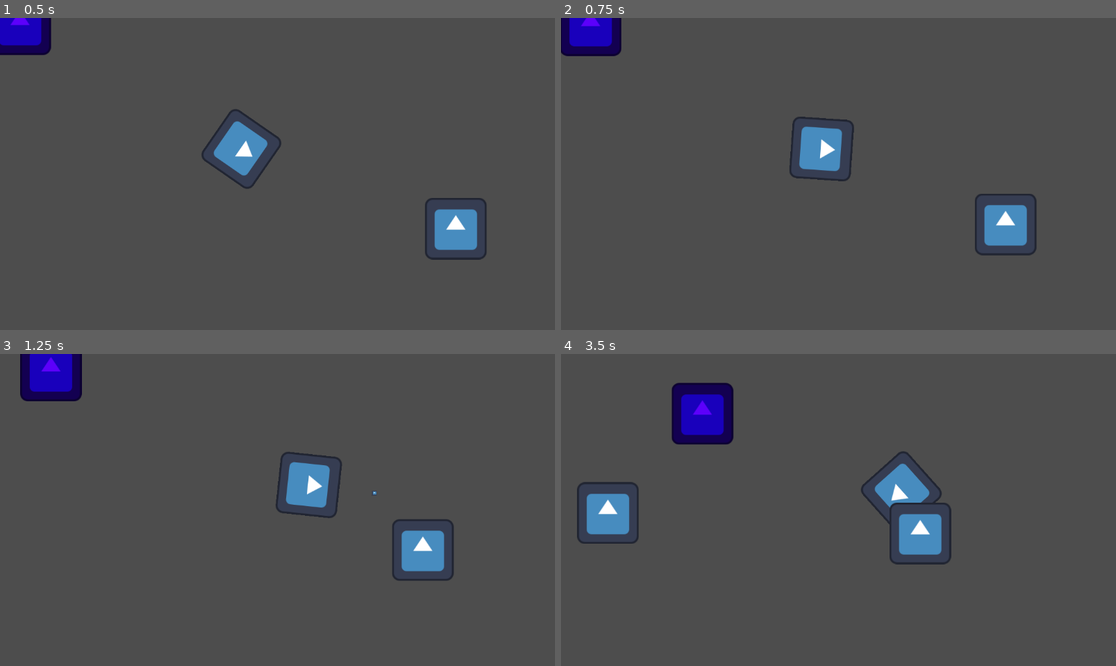
Above: before the commit, frames 1-4 (two rows, left to right).
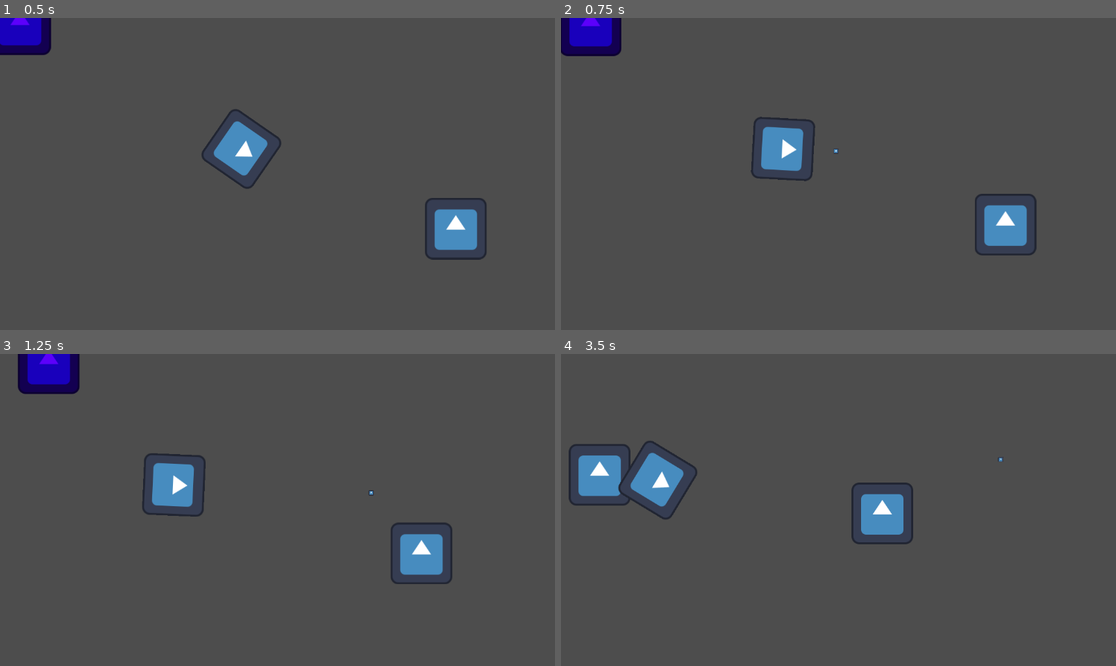
Above: after the commit, the same moments.

Repository: exiayyg/test
Game: Godot game, scene res://Scenes/Levels/test_level.tscn
Same seed, same stepped clock (60 frames per second), same inputs: the game is played once before the commit and once after it. The engine's default icon, where the game draws it, is replaced by a stand-in: a white triangle on a blue panel in a dark square.
Inputs (mouse positions are in pixels of both pictures, inside the frame that each line leads up to):
- Up to frame 1 (0.5 s): no input
- Up to frame 2 (0.75 s): move the mouse to (960, 158) at 0.52 s; press the mouse at (960, 158) at 0.53 s; hold D (Right) from 0.53 s (still down)
- Up to frame 3 (1.25 s): keep holding D (Right)
- Up to frame 4 (3.5 s): move the mouse to (727, 525) at 1.27 s; release D (Right) at 1.28 s; release the mouse at (727, 525) at 1.28 s; hold S (Down) 1.28-2.03 s; click (727, 525) at 1.35 s; move the mouse to (894, 441) at 2.02 s; press the mouse at (894, 441) at 2.03 s; hold D (Right) 2.03-2.78 s; move the mouse to (810, 572) at 2.77 s; release the mouse at (810, 572) at 2.78 s; hold W (Up) from 2.78 s (still down); click (810, 572) at 2.85 s

Frame 1 is identical in both runs. In frame 2, 2.4% of the frame differs, in the area x 34-84%, y 31-74%; in frame 3, 4.3%; in frame 4, 8.9%, in the area x 1-80%, y 9-68%.

Commit message:
特殊敌人在场时，玩家的操作逻辑反向

Diff:
--- a/Scripts/Characters/Enemies/special_enemy.gd
+++ b/Scripts/Characters/Enemies/special_enemy.gd
@@ -19,6 +19,7 @@
 var distance_to_player: Vector2
 var current_wander_direction: Vector2 = Vector2.ZERO
 var wander_timer: float = 0.0
+@onready var game_state = get_node("/root/Global")
 
 func _physics_process(delta: float) -> void:
 	SpecialEnemyMovement(delta)
@@ -95,3 +96,10 @@
 	var biased_direction = input_direction.lerp(direction_to_safe_center, boundary_avoidance_strength).normalized()
 
 	return biased_direction
+
+
+func _ready():
+	game_state.register_special_enemy()
+
+func _exit_tree():
+	game_state.unregister_special_enemy()
--- a/Scripts/Characters/player.gd
+++ b/Scripts/Characters/player.gd
@@ -3,7 +3,7 @@
 @export var speed: float = 200#玩家移动速度
 @export var direction: Vector2 = Vector2(0, 0)#玩家移动方向
 @export var health: float = 3#玩家生命值
-
+@onready var game_state = get_node("/root/Global")
 
 
 var can_shoot: bool = true#判断是否处于开火冷却
@@ -11,6 +11,7 @@
 signal shoot_string(player_position: Vector2, mouse_position: Vector2)#发射子弹信号,需要传入发射点位置和鼠标点击位置
 
 const is_player: bool = true#判断是否是玩家
+
 
 
 func _physics_process(_delta: float) -> void:
@@ -44,10 +45,17 @@
 
 #玩家移动逻辑
 func PlayerMovement():
-	direction = Input.get_vector("Left","Right","Up","Down")#获取移动方向
+	if game_state.inverted_controls:
+		# 反转控制：左右互换，上下互换
+		direction.x = Input.get_action_strength("Left") - Input.get_action_strength("Right")
+		direction.y = Input.get_action_strength("Up") - Input.get_action_strength("Down")
+	else:
+		# 正常控制
+		direction.x = Input.get_action_strength("Right") - Input.get_action_strength("Left")
+		direction.y = Input.get_action_strength("Down") - Input.get_action_strength("Up")
+	direction = direction.normalized()
 	velocity = speed * direction#修改玩家移动速度大小及方向
 	move_and_slide()#控制玩家移动
-
 
 func _on_shoot_cooldown_timeout() -> void:#可发射子弹倒计时
 	can_shoot = true#冷却结束，将是否可发射设置为真
--- a/Scripts/Global/global.gd
+++ b/Scripts/Global/global.gd
@@ -1,7 +1,50 @@
 extends Node
 # 全局单例类，在项目中自动加载
 
-@export var level_difficlut: int = 0
-#关卡难度
+@export var level_difficulty: int = 0
+# 关卡难度
 var player_position: Vector2
-#玩家全局位置
+# 玩家全局位置
+var is_special_enemy_present = false
+var inverted_controls = false
+var special_enemy_count = 0  # 添加特殊敌人计数器
+
+signal controls_inverted_changed(inverted)
+
+# 注册特殊敌人（当特殊敌人出现时调用）
+func register_special_enemy():
+	special_enemy_count += 1
+	print("特殊敌人注册，当前数量: ", special_enemy_count)
+
+	if special_enemy_count == 1:
+		is_special_enemy_present = true
+		inverted_controls = true
+		controls_inverted_changed.emit(true)
+		print("玩家操作已反转")
+
+# 注销特殊敌人（当特殊敌人消失时调用）
+func unregister_special_enemy():
+	special_enemy_count -= 1
+
+	if special_enemy_count < 0:
+		special_enemy_count = 0
+
+	print("特殊敌人注销，当前数量: ", special_enemy_count)
+
+	if special_enemy_count == 0:
+		is_special_enemy_present = false
+		inverted_controls = false
+		controls_inverted_changed.emit(false)
+		print("玩家操作已恢复正常")
+
+func get_special_enemy_count() -> int:
+	return special_enemy_count
+
+# 重置所有状态（切换关卡或重新开始时使用）
+func reset_game_state():
+	level_difficulty = 0
+	player_position = Vector2.ZERO
+	is_special_enemy_present = false
+	inverted_controls = false
+	special_enemy_count = 0
+	print("游戏状态已重置")
